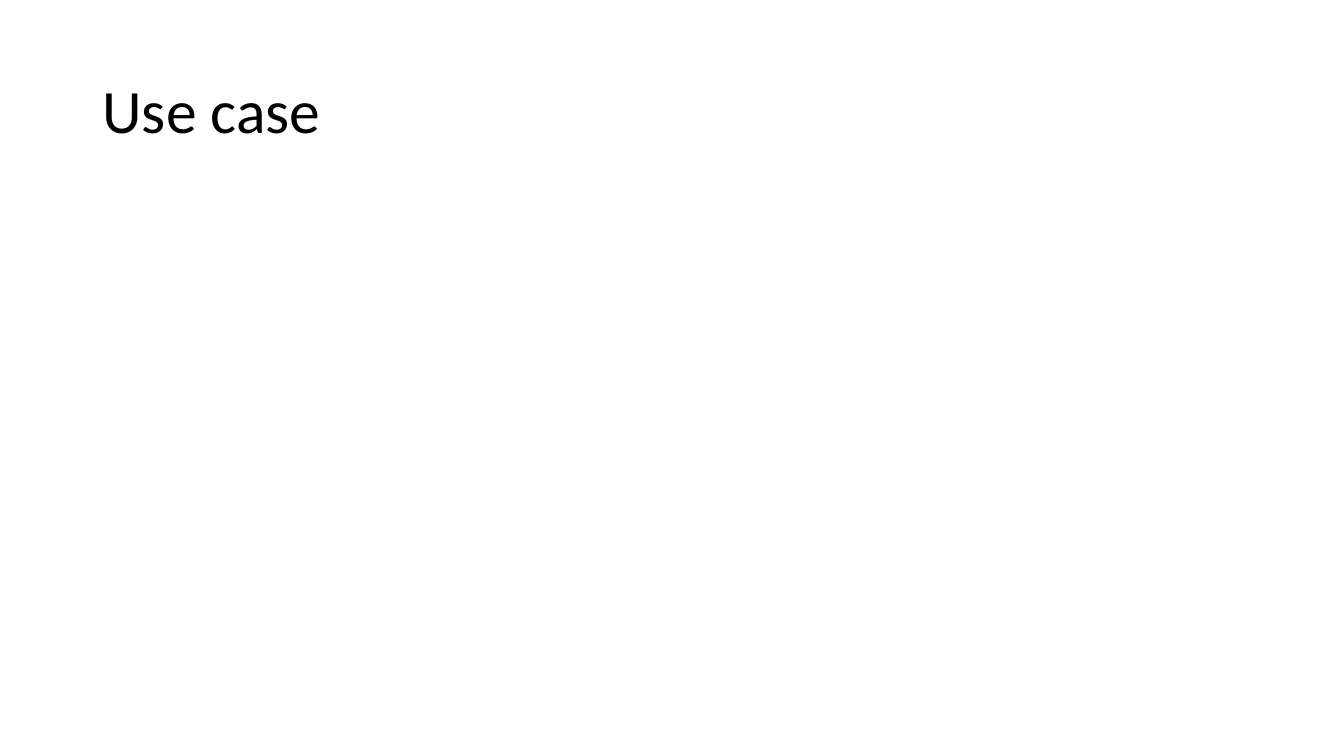
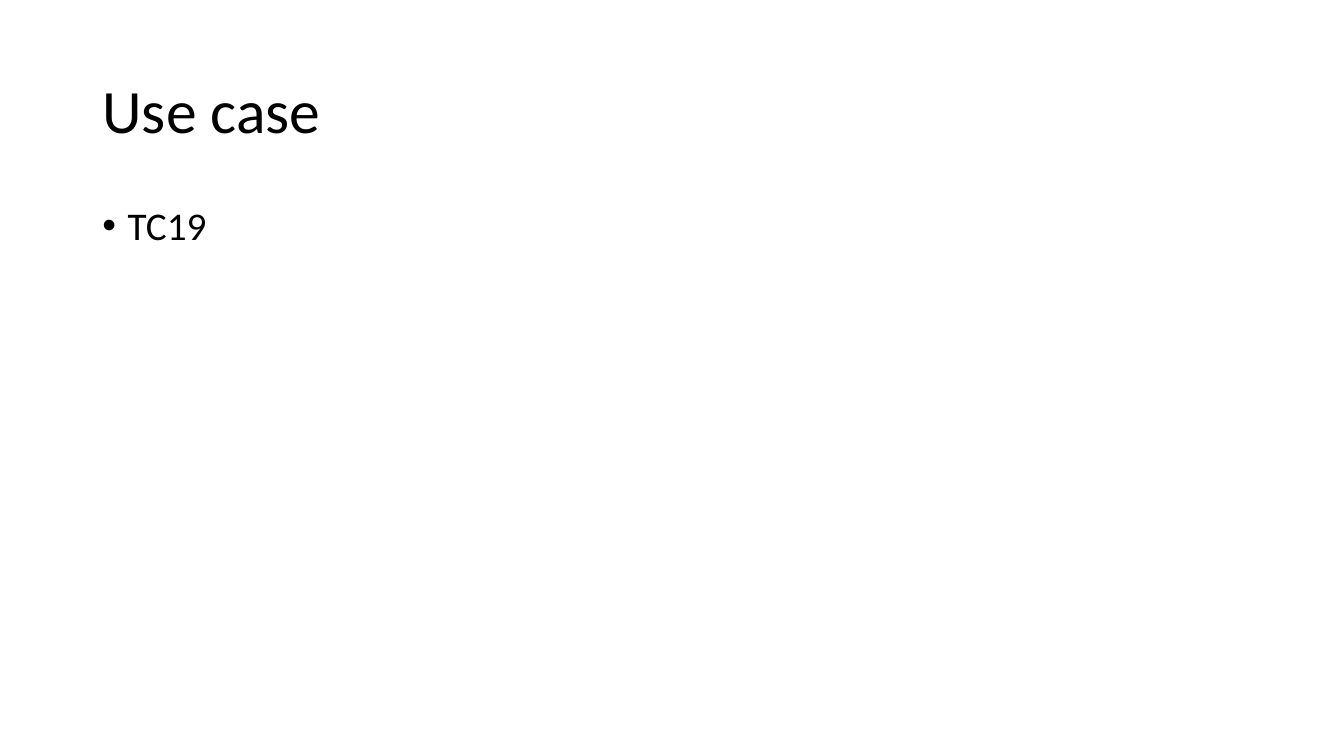
Before and after one commit to ToreAndreAsheim/tech-thursday, a slide deck: slide 16 of 2020-09-03 Git og Github/Git.pptx (slide 10 before the commit). Drawn at 1344x756 pixels with LibreOffice and Linux fonts; fonts in the diff are those of the drawing. Boxes give left, top, right and bottom in pixels: in the first picture for what was removed or moved away, otherwise in the second. Text is boxed around its words. In the diff, an @@ line names an element or a change of style, - is before the commit and + after.

```diff
--- a/2020-09-03 Git og Github/Git.pptx
+++ b/2020-09-03 Git og Github/Git.pptx
@@ text added at (128, 214, 207, 241), 28 pt, text #000000 @@
+• TC19
```
Also in this commit, not shown: 4 other slides changed, 10 slides added, 2 slides removed.
